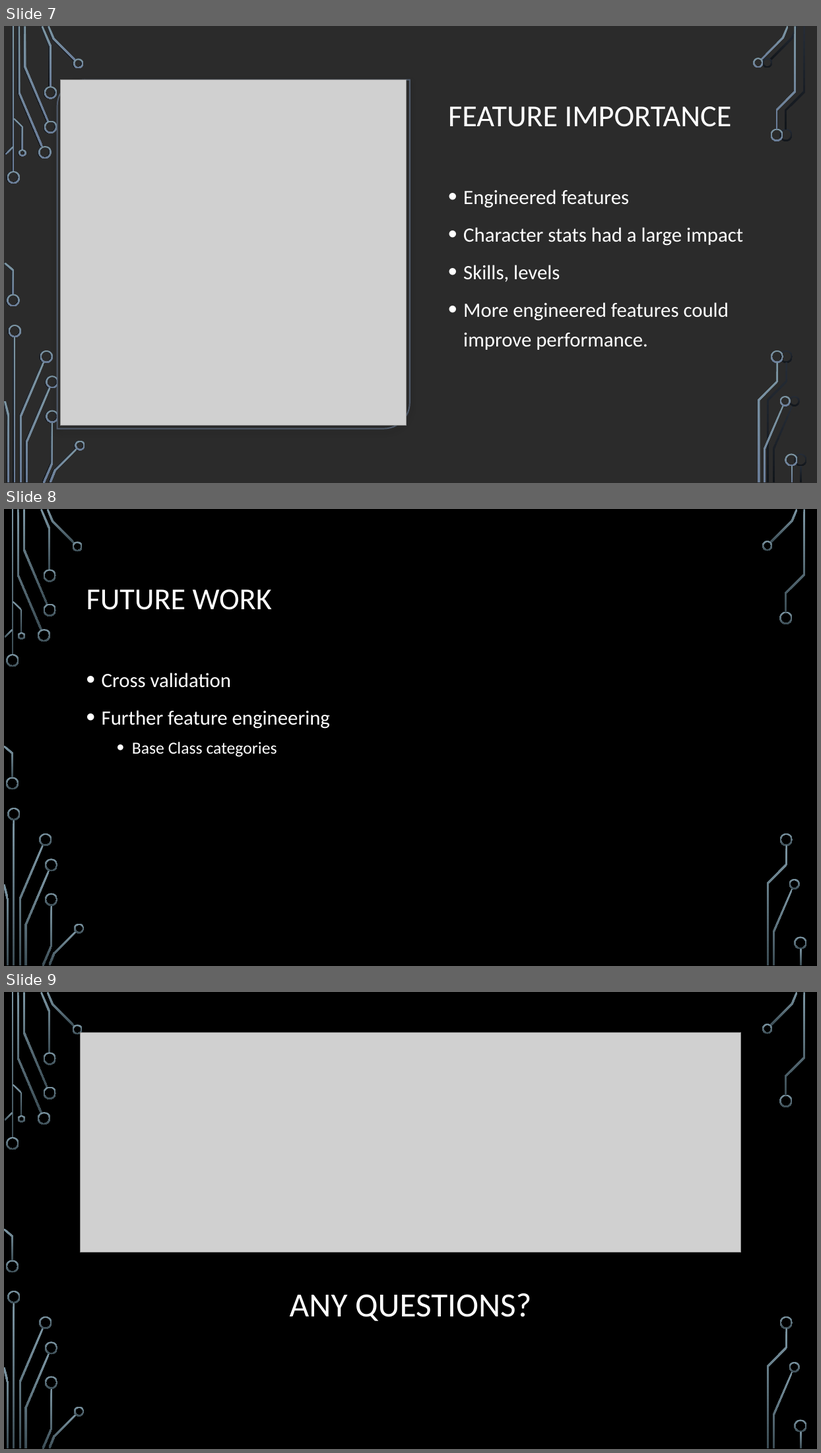
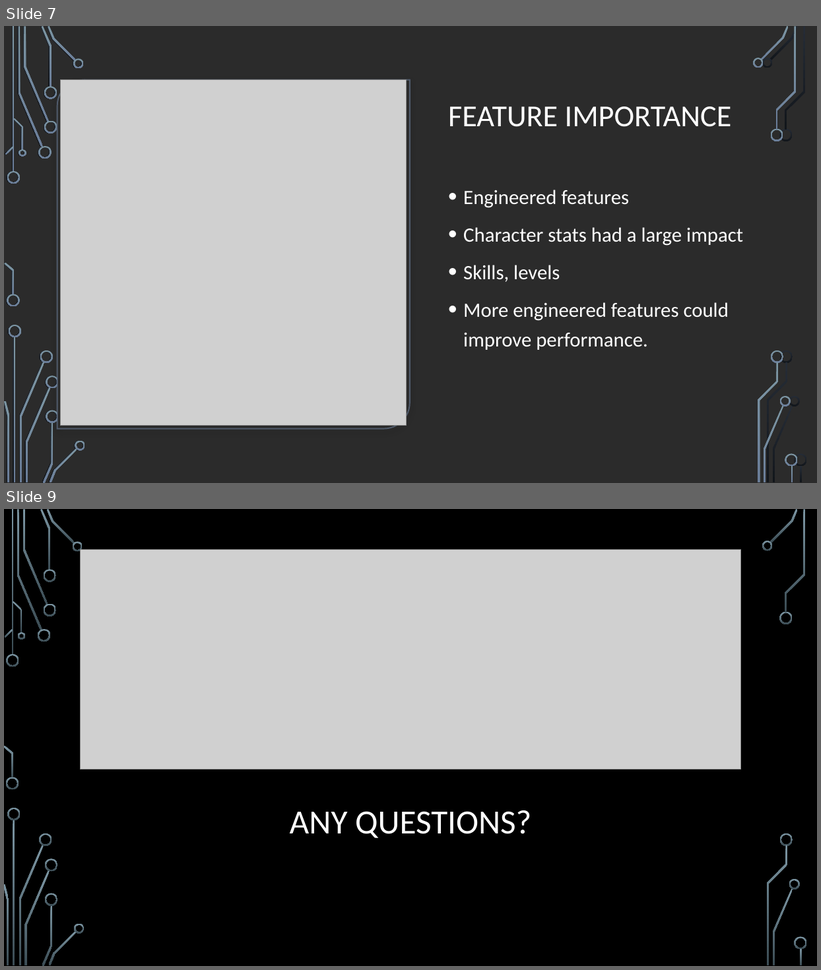
Before and after one commit to geeselouise/classy_dnd, a slide deck: Dungeons_and_dragons.pptx. Shown one above the other, each under a label of ours: slides 7, 8 and 9 before the commit, slides 7 and 9 after it; the slides between them are not shown. The pictures are 821x1453 and 821x970 pixels, drawn with LibreOffice and Linux fonts; fonts in the diff are those of the drawing; grey boxes stand for pictures; background and template pictures are left out; a plain dark background stands for a picture behind light text. Boxes give left, top, right and bottom in pixels: in the first picture for what was removed or moved away, otherwise in the second. Text is boxed around its words. In the diff, an @@ line names an element or a change of style, - is before the commit and + after.

```diff
--- a/Dungeons_and_dragons.pptx
+++ b/Dungeons_and_dragons.pptx
@@ slide 8 removed at (4, 509, 817, 966), background picture (left out); not listed: 36 template elements that a slide beside it also shows @@
@@ title removed at (86, 590, 272, 610) @@
-FUTURE WORK
@@ text removed at (102, 673, 330, 757) @@
-• Cross validation
-• Further feature engineering
-  • Base Class categories
```
Also in this commit, not shown: 3 slides changed, 1 other file.
